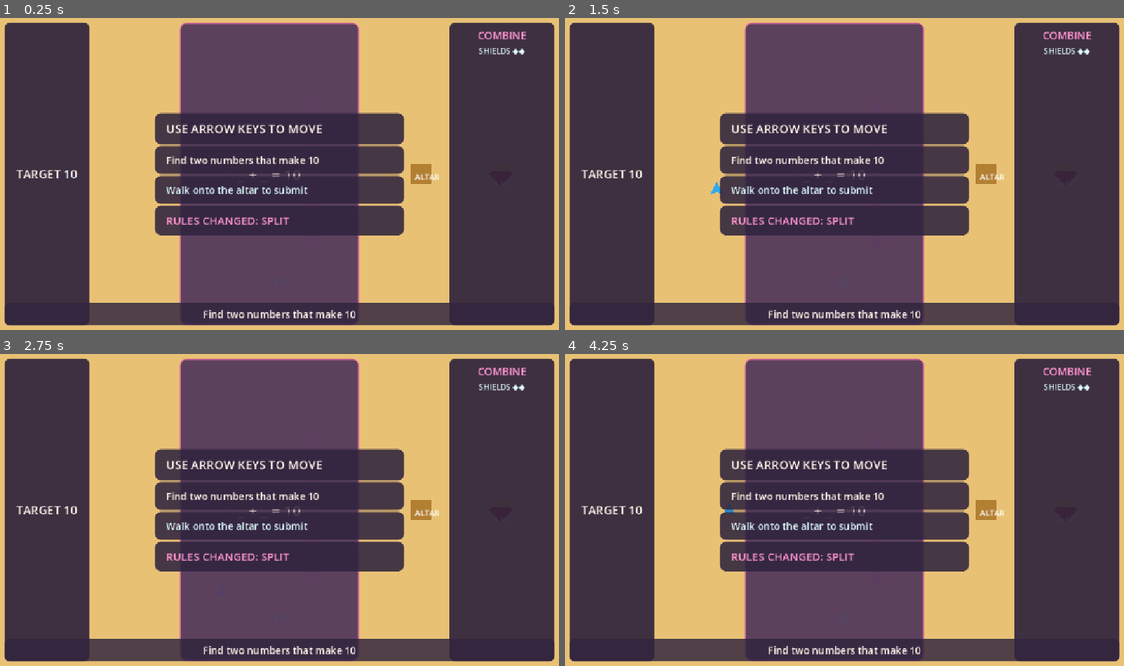
Above: before the commit, frames 1-4 (two rows, left to right).
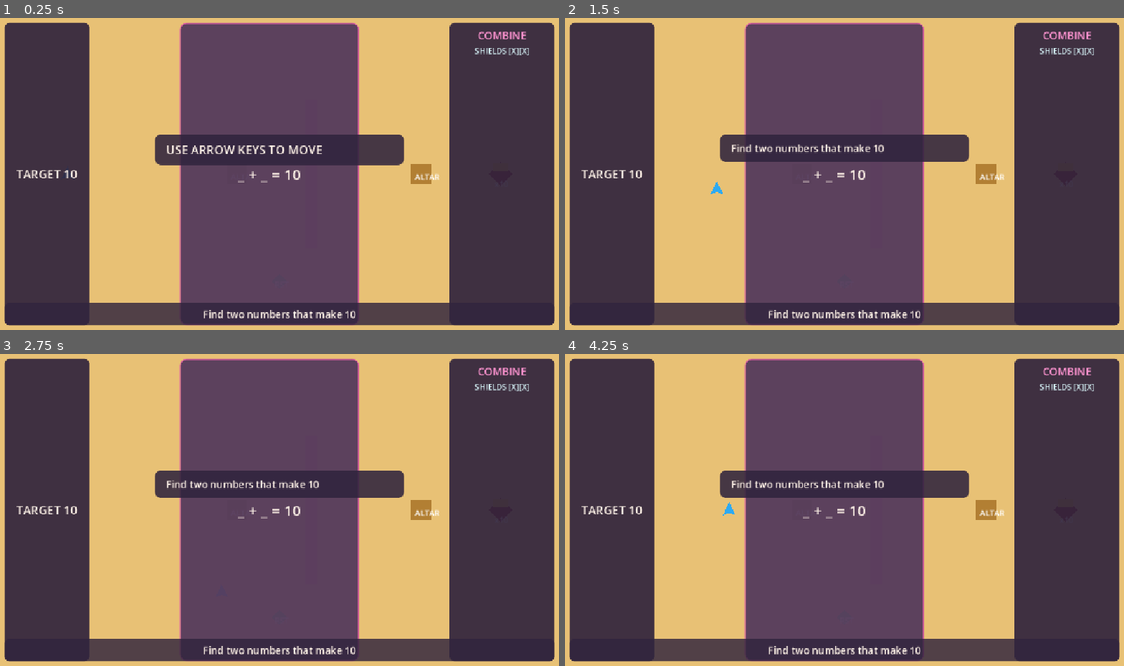
Above: after the commit, the same moments.

Repository: rinata-abdurakhimova/game-divers-slayy
Game: Godot game, scene res://scenes/main/Main.tscn
The game is run twice, just before and just after one commit, with the same random seed, the same clock (stepped at 60 frames per second) and the same inputs.
Inputs:
- Up to frame 1 (0.25 s): no input
- Up to frame 2 (1.5 s): tap Enter at 0.5 s; hold Right (move_right) 0.53-1.28 s; hold Space (action) 0.53-1.28 s; hold Down (move_down) from 1.28 s (still down); tap Space (action) at 1.35 s
- Up to frame 3 (2.75 s): release Down (move_down) at 2.03 s; hold Right (move_right) from 2.03 s (still down); hold Space (action) from 2.03 s (still down)
- Up to frame 4 (4.25 s): tap R (restart) at 2.75, 3.5, 4.15 s; release Right (move_right) at 2.78 s; release Space (action) at 2.78 s; hold Up (move_up) 2.78-3.53 s; tap Space (action) at 2.85 s; hold Left (move_left) from 3.53 s (still down); hold Space (action) from 3.53 s (still down)

The runs differ from the first frame. In frame 1, 13% of the frame differs, in the area x 27-95%, y 9-70%; in frame 2, 13%; in frame 3, 13%; in frame 4, 13%.
Error before the commit: Trying to assign value of type 'PanelContainer' to a variable of type 'Label'. (res://scripts/ui/TutorialOverlay.gd:3)

Commit message:
Finish Level 1 UI and integration feedback

Diff:
--- a/project.godot
+++ b/project.godot
@@ -1,5 +1,10 @@
 ; Engine configuration file.
-; Edit through Godot where possible.
+; It's best edited using the editor UI and not directly,
+; since the parameters that go here are not all obvious.
+;
+; Format:
+;   [section] ; section goes between []
+;   param=value ; assign values to parameters
 
 config_version=5
 
@@ -7,6 +12,7 @@
 
 config/name="Slay Diver: Rise of 67"
 run/main_scene="res://scenes/main/Main.tscn"
+config/features=PackedStringArray("4.6")
 
 [autoload]
 
--- a/scenes/ui/HUD.tscn
+++ b/scenes/ui/HUD.tscn
@@ -123,7 +123,7 @@
 layout_mode = 2
 theme_override_colors/font_color = Color(0.867, 0.984, 1, 1)
 theme_override_font_sizes/font_size = 16
-text = "SHIELDS ◆◆"
+text = "SHIELDS [X][X]"
 horizontal_alignment = 1
 
 [node name="HintPanel" type="PanelContainer" parent="SafeMargin"]
--- a/scenes/ui/RuleChangeOverlay.tscn
+++ b/scenes/ui/RuleChangeOverlay.tscn
@@ -65,7 +65,7 @@
 layout_mode = 2
 theme_override_colors/font_color = Color(1, 0.953, 0.91, 1)
 theme_override_font_sizes/font_size = 24
-text = "ADDITION → SUBTRACTION"
+text = "ADDITION -> SUBTRACTION"
 horizontal_alignment = 1
 
 [node name="Hint" type="Label" parent="Center/Card/Content"]
@@ -74,3 +74,10 @@
 theme_override_font_sizes/font_size = 18
 text = "First number minus second number"
 horizontal_alignment = 1
+
+[node name="SkipHint" type="Label" parent="Center/Card/Content"]
+layout_mode = 2
+theme_override_colors/font_color = Color(0.72, 0.68, 0.76, 1)
+theme_override_font_sizes/font_size = 14
+text = "SPACE / ENTER TO SKIP"
+horizontal_alignment = 1
--- a/scripts/autoload/AudioBus.gd
+++ b/scripts/autoload/AudioBus.gd
@@ -2,12 +2,19 @@
 
 var _sounds: Dictionary[StringName, AudioStream] = {}
 var _sfx_player: AudioStreamPlayer
+var _previous_shields: int = GameRules.LEVEL_01_STARTING_SHIELDS
 
 
 func _ready() -> void:
 	_sfx_player = AudioStreamPlayer.new()
 	_sfx_player.name = "SFXPlayer"
 	add_child(_sfx_player)
+	_register_placeholder_sounds()
+	GameEvents.operand_collected.connect(_on_operand_collected)
+	GameEvents.equation_submitted.connect(_on_equation_submitted)
+	GameEvents.shield_changed.connect(_on_shield_changed)
+	GameEvents.tide_started.connect(_on_tide_started)
+	GameEvents.level_completed.connect(_on_level_completed)
 
 
 func register_sound(sound_id: StringName, stream: AudioStream) -> void:
@@ -24,3 +31,56 @@
 
 	_sfx_player.stream = stream
 	_sfx_player.play()
+
+
+func _register_placeholder_sounds() -> void:
+	register_sound(GameRules.SFX_OPERAND_COLLECT, _make_tone(660.0, 0.07, 0.18))
+	register_sound(GameRules.SFX_EQUATION_WRONG, _make_tone(180.0, 0.14, 0.16))
+	register_sound(GameRules.SFX_SHIELD_BREAK, _make_tone(880.0, 0.11, 0.2))
+	register_sound(GameRules.SFX_TIDE, _make_tone(330.0, 0.3, 0.16))
+	register_sound(GameRules.SFX_LEVEL_WIN, _make_tone(990.0, 0.32, 0.18))
+
+
+func _make_tone(frequency: float, duration: float, volume: float) -> AudioStreamWAV:
+	const MIX_RATE: int = 22050
+	var sample_count: int = maxi(1, int(duration * MIX_RATE))
+	var bytes := PackedByteArray()
+	bytes.resize(sample_count * 2)
+
+	for sample_index: int in sample_count:
+		var time: float = float(sample_index) / float(MIX_RATE)
+		var fade: float = 1.0 - (float(sample_index) / float(sample_count))
+		var sample: int = int(sin(TAU * frequency * time) * volume * fade * 32767.0)
+		var unsigned_sample: int = sample & 0xFFFF
+		bytes[sample_index * 2] = unsigned_sample & 0xFF
+		bytes[sample_index * 2 + 1] = (unsigned_sample >> 8) & 0xFF
+
+	var stream := AudioStreamWAV.new()
+	stream.format = AudioStreamWAV.FORMAT_16_BITS
+	stream.mix_rate = MIX_RATE
+	stream.stereo = false
+	stream.data = bytes
+	return stream
+
+
+func _on_operand_collected(_value: int, _slot: int) -> void:
+	play_sfx(GameRules.SFX_OPERAND_COLLECT)
+
+
+func _on_equation_submitted(correct: bool) -> void:
+	if not correct:
+		play_sfx(GameRules.SFX_EQUATION_WRONG)
+
+
+func _on_shield_changed(remaining: int) -> void:
+	if remaining < _previous_shields:
+		play_sfx(GameRules.SFX_SHIELD_BREAK)
+	_previous_shields = remaining
+
+
+func _on_tide_started() -> void:
+	play_sfx(GameRules.SFX_TIDE)
+
+
+func _on_level_completed(_level_id: StringName) -> void:
+	play_sfx(GameRules.SFX_LEVEL_WIN)
--- a/scripts/ui/HUD.gd
+++ b/scripts/ui/HUD.gd
@@ -54,7 +54,12 @@
 
 
 func _on_shield_changed(remaining: int) -> void:
-	shield_label.text = "SHIELDS %s" % "◆".repeat(maxi(0, remaining))
+	var filled: int = clampi(remaining, 0, GameRules.LEVEL_01_STARTING_SHIELDS)
+	var empty: int = GameRules.LEVEL_01_STARTING_SHIELDS - filled
+	shield_label.text = "SHIELDS %s%s" % [
+		"[X]".repeat(filled),
+		"[ ]".repeat(empty),
+	]
 
 
 func _on_equation_submitted(correct: bool) -> void:
--- a/scripts/ui/RuleChangeOverlay.gd
+++ b/scripts/ui/RuleChangeOverlay.gd
@@ -1,21 +1,40 @@
 extends Control
+
+var _visible_for_current_tide: bool = false
+var _fade_tween: Tween
 
 
 func _ready() -> void:
 	hide()
 
-	if GameEvents.tide_started.is_connected(_on_tide_started):
-		GameEvents.tide_started.disconnect(_on_tide_started)
 	GameEvents.tide_started.connect(_on_tide_started)
 
-	if GameEvents.tide_finished.is_connected(_on_tide_finished):
-		GameEvents.tide_finished.disconnect(_on_tide_finished)
 	GameEvents.tide_finished.connect(_on_tide_finished)
 
 
+func _unhandled_input(event: InputEvent) -> void:
+	if not _visible_for_current_tide:
+		return
+	if event.is_action_pressed(&"action"):
+		_hide_overlay()
+		get_viewport().set_input_as_handled()
+
+
 func _on_tide_started() -> void:
+	_visible_for_current_tide = true
+	modulate = Color.TRANSPARENT
 	show()
+	_fade_tween = create_tween()
+	_fade_tween.tween_property(self, "modulate", Color.WHITE, 0.12)
 
 
 func _on_tide_finished() -> void:
+	_hide_overlay()
+
+
+func _hide_overlay() -> void:
+	_visible_for_current_tide = false
+	if _fade_tween != null and _fade_tween.is_valid():
+		_fade_tween.kill()
+	modulate = Color.WHITE
 	hide()
--- a/scripts/ui/TutorialOverlay.gd
+++ b/scripts/ui/TutorialOverlay.gd
@@ -1,11 +1,12 @@
 extends Control
 
-@onready var arrow_hint: Label = %ArrowHint
-@onready var collection_hint: Label = %CollectionHint
-@onready var submission_hint: Label = %SubmissionHint
-@onready var rule_change_banner: Label = %RuleChangeBanner
+@onready var arrow_hint: Control = %ArrowHint
+@onready var collection_hint: Control = %CollectionHint
+@onready var submission_hint: Control = %SubmissionHint
+@onready var rule_change_banner: Control = %RuleChangeBanner
 
 var _movement_seen: bool = false
+var _water_hint_seen: bool = false
 
 
 func _ready() -> void:
@@ -13,13 +14,9 @@
 	submission_hint.hide()
 	rule_change_banner.hide()
 
-	if GameEvents.equation_changed.is_connected(_on_equation_changed):
-		GameEvents.equation_changed.disconnect(_on_equation_changed)
 	GameEvents.equation_changed.connect(_on_equation_changed)
-
-	if GameEvents.tide_finished.is_connected(_on_tide_finished):
-		GameEvents.tide_finished.disconnect(_on_tide_finished)
-	GameEvents.tide_finished.connect(_on_tide_finished)
+	GameEvents.phase_changed.connect(_on_phase_changed)
+	_on_equation_changed(GameState.get_equation_snapshot())
 
 
 func _unhandled_input(event: InputEvent) -> void:
@@ -33,13 +30,28 @@
 		get_viewport().set_input_as_handled()
 
 
-func _on_equation_changed(_snapshot: Dictionary) -> void:
-	var operands: Array = GameState.operands
+func _on_equation_changed(snapshot: Dictionary) -> void:
+	var operands: Array = snapshot.get("operands", [])
+	var current_phase: GameRules.Phase = snapshot.get("phase", GameRules.Phase.LAND)
+
 	if operands.size() == GameRules.MAX_OPERAND_SLOTS:
 		submission_hint.show()
+		collection_hint.hide()
+	elif _movement_seen and current_phase == GameRules.Phase.LAND:
+		submission_hint.hide()
+		collection_hint.show()
 
 
-func _on_tide_finished() -> void:
-	rule_change_banner.show()
-	collection_hint.hide()
-	submission_hint.hide()
+func _on_phase_changed(new_phase: GameRules.Phase) -> void:
+	match new_phase:
+		GameRules.Phase.TRANSITION:
+			collection_hint.hide()
+			submission_hint.hide()
+		GameRules.Phase.WATER:
+			if not _water_hint_seen:
+				_water_hint_seen = true
+				rule_change_banner.show()
+			collection_hint.hide()
+			submission_hint.hide()
+		GameRules.Phase.COMPLETE:
+			hide()
--- /dev/null
+++ b/tests/integration/test_level_01_flow.gd
@@ -0,0 +1,54 @@
+extends SceneTree
+
+
+func _initialize() -> void:
+	call_deferred("_run")
+
+
+func _run() -> void:
+	var change_error: Error = change_scene_to_file("res://scenes/main/Main.tscn")
+	assert(change_error == OK)
+	await scene_changed
+	await process_frame
+
+	var game_state: Node = root.get_node(^"GameState")
+	var game_events: Node = root.get_node(^"GameEvents")
+	assert(game_state.get("phase") == GameRules.Phase.LAND)
+
+	assert(game_state.call(&"try_collect_operand", 4))
+	assert(game_state.call(&"try_collect_operand", 6))
+	assert(game_state.call(&"submit_equation"))
+	assert(game_state.get("phase") == GameRules.Phase.TRANSITION)
+
+	var overlay: Control = current_scene.get_node(^"UI/RuleChangeOverlay") as Control
+	assert(overlay != null and overlay.visible)
+	var skip_event := InputEventAction.new()
+	skip_event.action = &"action"
+	skip_event.pressed = true
+	overlay.call(&"_unhandled_input", skip_event)
+	assert(not overlay.visible)
+
+	await create_timer(GameRules.TIDE_TRANSITION_SECONDS + 0.1).timeout
+	assert(game_state.get("phase") == GameRules.Phase.WATER)
+
+	assert(game_state.call(&"try_collect_operand", 14))
+	assert(game_state.call(&"try_collect_operand", 4))
+	assert(game_state.call(&"submit_equation"))
+	assert(game_state.get("phase") == GameRules.Phase.COMPLETE)
+
+	var result_screen: Control = current_scene.get_node(^"UI/ResultScreen") as Control
+	assert(result_screen != null and result_screen.visible)
+
+	for restart_index: int in 2:
+		game_events.emit_signal(&"restart_requested")
+		await scene_changed
+		await process_frame
+		assert(game_state.get("phase") == GameRules.Phase.LAND)
+		assert(game_state.get("shield_segments") == GameRules.LEVEL_01_STARTING_SHIELDS)
+		assert((game_state.get("operands") as Array).is_empty())
+		assert(game_state.get("input_enabled"))
+
+	if current_scene != null:
+		current_scene.queue_free()
+		await process_frame
+	quit()
Not shown, changed: tools/qa.ps1
